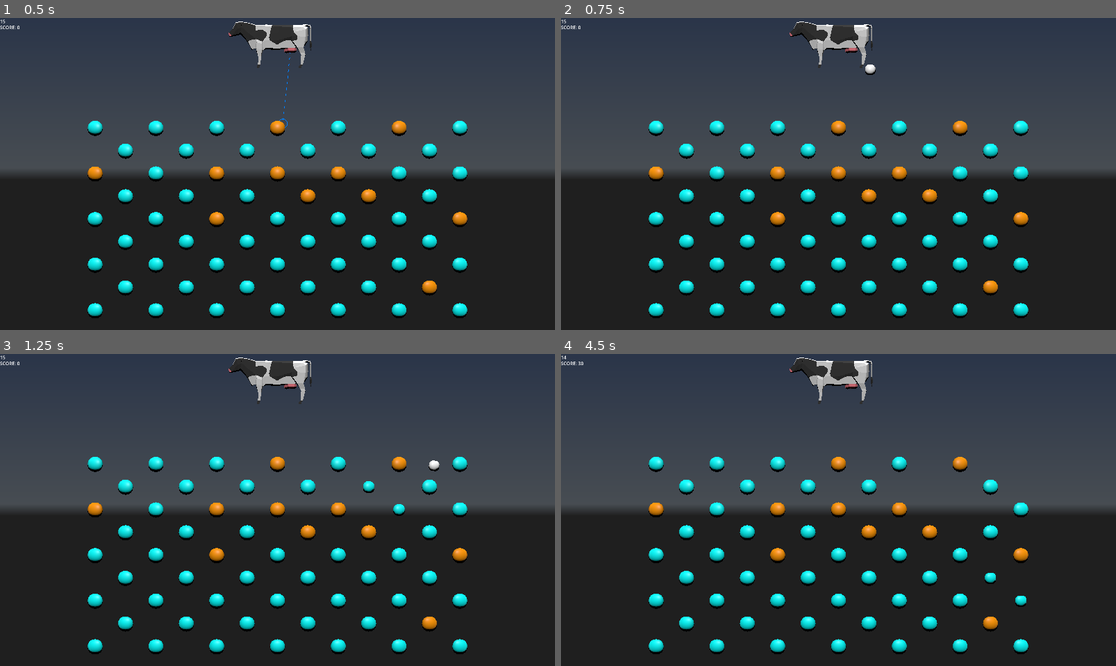
Above: before the commit, frames 1-4 (two rows, left to right).
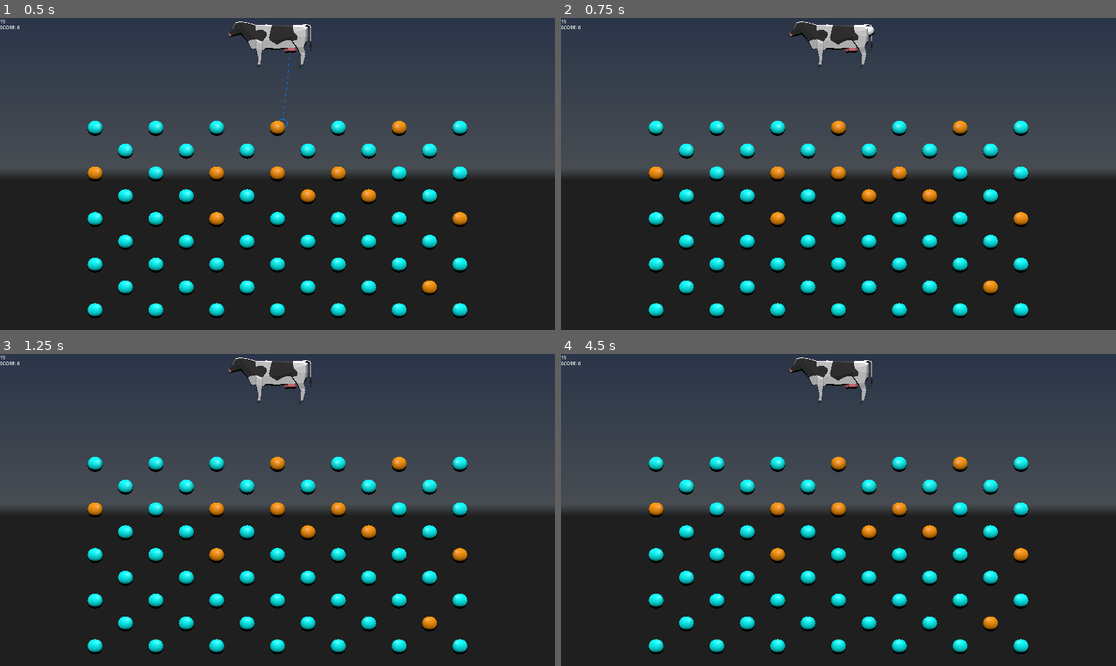
Above: after the commit, the same moments.

Repository: Temia116/Milke-2--Into-the-third-dimension
Game: Godot game, scene res://scenes/node_3d.tscn
The game is run twice, just before and just after one commit, with the same random seed, the same clock (stepped at 60 frames per second) and the same inputs. A sky picture missing from this copy of the repository is replaced by a grey-blue gradient. Video files are missing from this copy of the repository; at most half a second of black plays in their place.
Inputs (mouse positions are in pixels of both pictures, inside the frame that each line leads up to):
- Up to frame 1 (0.5 s): no input
- Up to frame 2 (0.75 s): tap Enter at 0.5 s; move the mouse to (960, 158) at 0.52 s; click (960, 158) at 0.67 s
- Up to frame 3 (1.25 s): no input
- Up to frame 4 (4.5 s): move the mouse to (727, 525) at 1.27 s; click (727, 525) at 1.42 s; move the mouse to (894, 441) at 2.02 s; click (894, 441) at 2.17 s; move the mouse to (810, 572) at 2.77 s; click (810, 572) at 2.92 s; tap Space at 3.5 s; move the mouse to (1005, 556) at 3.52 s; click (1005, 556) at 3.67 s; move the mouse to (672, 463) at 4.27 s; click (672, 463) at 4.42 s

Frame 1 is identical in both runs. In frame 2, less than 0.1% of the frame differs, in the area x 54-57%, y 2-19%; in frame 3, 0.2%; in frame 4, 0.5%, in the area x 0-85%, y 0-82%.

Commit message:
penis
fart

Diff:
--- a/scenes/node_3d.gd
+++ b/scenes/node_3d.gd
@@ -54,10 +54,24 @@
 	var ball = ball_scene.instantiate()
 	get_tree().root.add_child(ball)
 	ball.global_position = udder_spawn.global_position
-	ball.linear_velocity = current_shoot_dir * launch_speed
+
+	# Add upward arc compensation based on distance to target
+	var mouse_pos = get_viewport().get_mouse_position()
+	var from = camera.project_ray_origin(mouse_pos)
+	var dir = camera.project_ray_normal(mouse_pos)
+	var udder_z = udder_spawn.global_position.z
+	var t = (udder_z - from.z) / dir.z
+	var cursor_world_pos = from + dir * t
+	var distance = udder_spawn.global_position.distance_to(cursor_world_pos)
+
+	# Arc upward proportional to distance
+	var arc_strength = distance * 0.15
+	var launch_dir = current_shoot_dir + Vector3(0, arc_strength, 0)
+	launch_dir = launch_dir.normalized()
+
+	ball.linear_velocity = launch_dir * launch_speed
 	ball.gravity_scale = 1.75
 	ball.tree_exited.connect(_on_ball_exited)
-
 func _draw_aim_line():
 	aim_mesh.clear_surfaces()
 
